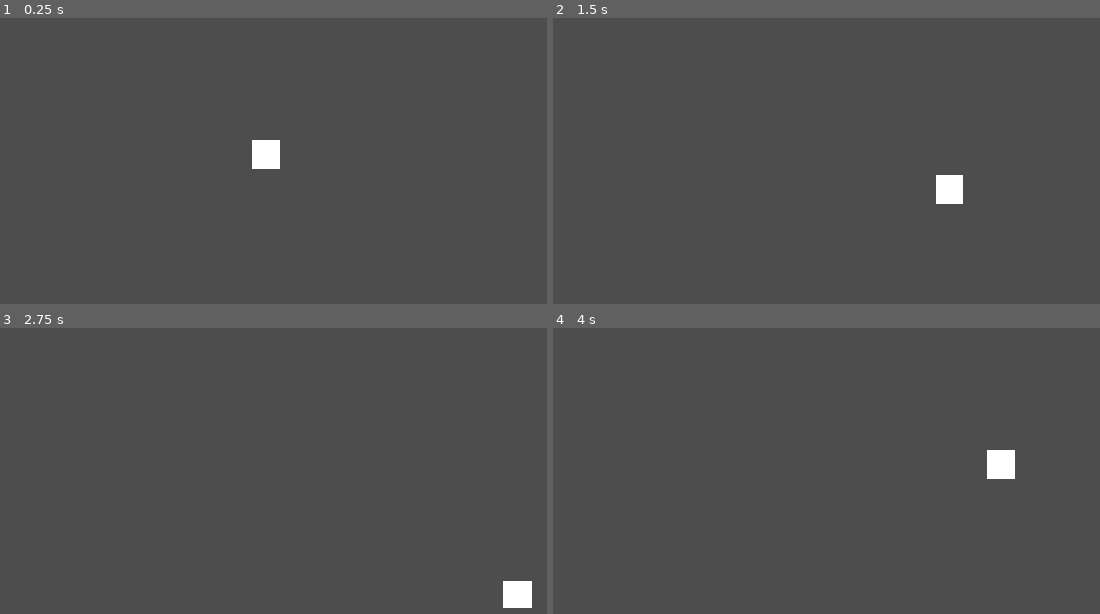
Above: before the commit, frames 1-4 (two rows, left to right).
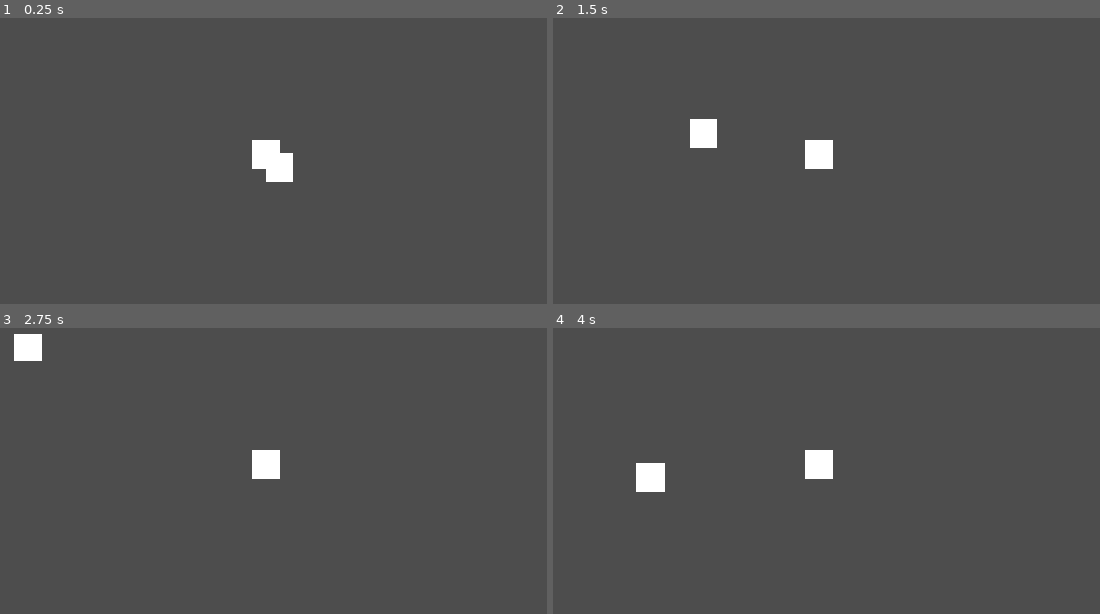
Above: after the commit, the same moments.

Repository: da-taki/DungeonCrawler
Game: Godot game, scene res://scenes/room_1.tscn
Same seed, same stepped clock (60 frames per second), same inputs: the game is played once before the commit and once after it.
Inputs (mouse positions are in pixels of both pictures, inside the frame that each line leads up to):
- Up to frame 1 (0.25 s): no input
- Up to frame 2 (1.5 s): tap Enter at 0.5 s; move the mouse to (996, 132) at 0.52 s; hold Right (ui_right) 0.53-1.28 s; tap Alt at 0.6 s; click (996, 132) at 0.67 s; move the mouse to (656, 175) at 1.27 s; hold Down (ui_down) from 1.28 s (still down); tap Shift at 1.35 s
- Up to frame 3 (2.75 s): move the mouse to (344, 365) at 2.02 s; release Down (ui_down) at 2.03 s; hold Right (ui_right) from 2.03 s (still down); tap Alt at 2.1 s
- Up to frame 4 (4 s): move the mouse to (777, 553) at 2.77 s; release Right (ui_right) at 2.78 s; hold Up (ui_up) 2.78-3.53 s; tap Shift at 2.85 s; click (777, 553) at 2.92 s; move the mouse to (1061, 531) at 3.52 s; hold Left (ui_left) from 3.53 s (still down); tap Alt at 3.6 s

The runs differ from the first frame. In frame 1, 0.4% of the frame differs, in the area x 48-54%, y 47-58%; in frame 2, 1.5%; in frame 3, 1.5%; in frame 4, 1.6%, in the area x 15-85%, y 42-58%.

Commit message:
Improved movement and made camera follow player

Diff:
--- a/project.godot
+++ b/project.godot
@@ -23,6 +23,33 @@
 
 enabled=PackedStringArray("res://addons/godot_super-wakatime/plugin.cfg")
 
+[input]
+
+move_left={
+"deadzone": 0.2,
+"events": [Object(InputEventKey,"resource_local_to_scene":false,"resource_name":"","device":-1,"window_id":0,"alt_pressed":false,"shift_pressed":false,"ctrl_pressed":false,"meta_pressed":false,"pressed":false,"keycode":0,"physical_keycode":65,"key_label":0,"unicode":97,"location":0,"echo":false,"script":null)
+, Object(InputEventKey,"resource_local_to_scene":false,"resource_name":"","device":-1,"window_id":0,"alt_pressed":false,"shift_pressed":false,"ctrl_pressed":false,"meta_pressed":false,"pressed":false,"keycode":0,"physical_keycode":4194319,"key_label":0,"unicode":0,"location":0,"echo":false,"script":null)
+]
+}
+move_right={
+"deadzone": 0.2,
+"events": [Object(InputEventKey,"resource_local_to_scene":false,"resource_name":"","device":-1,"window_id":0,"alt_pressed":false,"shift_pressed":false,"ctrl_pressed":false,"meta_pressed":false,"pressed":false,"keycode":0,"physical_keycode":68,"key_label":0,"unicode":100,"location":0,"echo":false,"script":null)
+, Object(InputEventKey,"resource_local_to_scene":false,"resource_name":"","device":-1,"window_id":0,"alt_pressed":false,"shift_pressed":false,"ctrl_pressed":false,"meta_pressed":false,"pressed":false,"keycode":0,"physical_keycode":4194321,"key_label":0,"unicode":0,"location":0,"echo":false,"script":null)
+]
+}
+move_up={
+"deadzone": 0.2,
+"events": [Object(InputEventKey,"resource_local_to_scene":false,"resource_name":"","device":-1,"window_id":0,"alt_pressed":false,"shift_pressed":false,"ctrl_pressed":false,"meta_pressed":false,"pressed":false,"keycode":0,"physical_keycode":87,"key_label":0,"unicode":119,"location":0,"echo":false,"script":null)
+, Object(InputEventKey,"resource_local_to_scene":false,"resource_name":"","device":-1,"window_id":0,"alt_pressed":false,"shift_pressed":false,"ctrl_pressed":false,"meta_pressed":false,"pressed":false,"keycode":0,"physical_keycode":4194320,"key_label":0,"unicode":0,"location":0,"echo":false,"script":null)
+]
+}
+move_down={
+"deadzone": 0.2,
+"events": [Object(InputEventKey,"resource_local_to_scene":false,"resource_name":"","device":-1,"window_id":0,"alt_pressed":false,"shift_pressed":false,"ctrl_pressed":false,"meta_pressed":false,"pressed":false,"keycode":0,"physical_keycode":83,"key_label":0,"unicode":115,"location":0,"echo":false,"script":null)
+, Object(InputEventKey,"resource_local_to_scene":false,"resource_name":"","device":-1,"window_id":0,"alt_pressed":false,"shift_pressed":false,"ctrl_pressed":false,"meta_pressed":false,"pressed":false,"keycode":0,"physical_keycode":4194322,"key_label":0,"unicode":0,"location":0,"echo":false,"script":null)
+]
+}
+
 [physics]
 
 3d/physics_engine="Jolt Physics"
--- a/scenes/player.tscn
+++ b/scenes/player.tscn
@@ -17,3 +17,5 @@
 [node name="CollisionShape2D" type="CollisionShape2D" parent="." unique_id=1389987847]
 position = Vector2(0, 1)
 shape = SubResource("RectangleShape2D_ifeun")
+
+[node name="Camera2D" type="Camera2D" parent="." unique_id=129115283]
--- a/scenes/room_1.tscn
+++ b/scenes/room_1.tscn
@@ -5,8 +5,9 @@
 
 [node name="Room_1" type="Node2D" unique_id=545502306]
 script = ExtResource("1_0tsjr")
-velocity = null
 
 [node name="Player" parent="." unique_id=1033421392 instance=ExtResource("2_vu5en")]
 
-[node name="Camera" type="Camera2D" parent="." unique_id=398876273]
+[node name="ColorRect" type="ColorRect" parent="." unique_id=1925035544]
+offset_right = 40.0
+offset_bottom = 40.0
--- a/scripts/player.gd
+++ b/scripts/player.gd
@@ -1,15 +1,9 @@
 extends CharacterBody2D
 
-var velocity_player: float = 250.0
+var speed: float = 250.0
 
 func _physics_process(delta: float) -> void:
-	if Input.is_action_pressed("ui_up"):
-		position.y -= velocity_player*delta
-	elif Input.is_action_pressed("ui_down"):
-		position.y += velocity_player*delta
-	elif Input.is_action_pressed("ui_right"):
-		position.x += velocity_player*delta
-	elif Input.is_action_pressed("ui_left"):
-		position.x -= velocity_player*delta
+	var direction:= Input.get_vector("move_left", "move_right", "move_up", "move_down")
 
+	velocity = direction * speed
 	move_and_slide()
